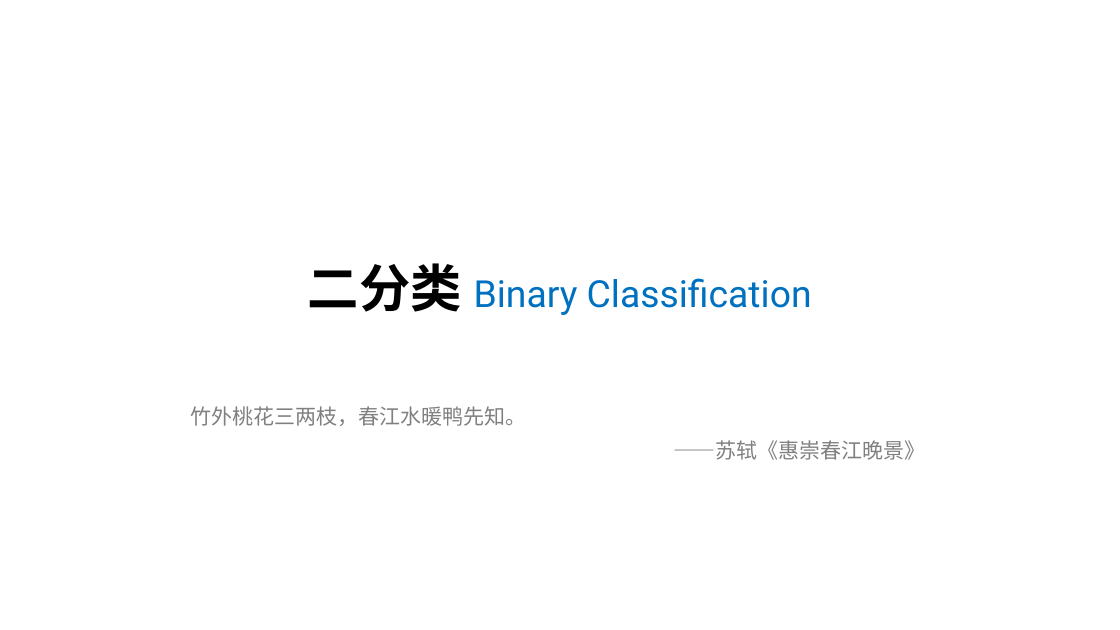
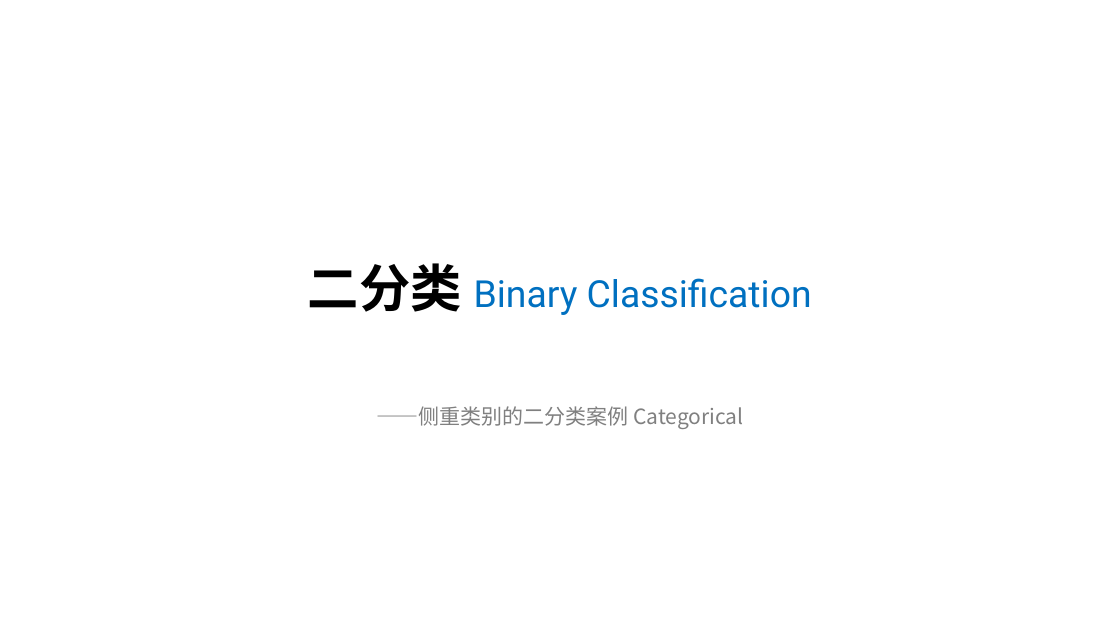
Before and after one commit to silentbalanceyh/cda-exam, a slide deck: slide 1 of ppt/02.二分类-非数值输入.pptx. Drawn at 1120x630 pixels with LibreOffice and Linux fonts; fonts in the diff are those of the drawing; background and template pictures are left out. Boxes give left, top, right and bottom in pixels: in the first picture for what was removed or moved away, otherwise in the second. Text is boxed around its words. In the diff, an @@ line names an element or a change of style, - is before the commit and + after.

```diff
--- a/ppt/02.二分类-非数值输入.pptx
+++ b/ppt/02.二分类-非数值输入.pptx
@@ subtitle at <box>376,406,743,429</box>: text changed @@
-竹外桃花三两枝，春江水暖鸭先知。
-——苏轼《惠崇春江晚景》
+——侧重类别的二分类案例 Categorical
```
Also in this commit, not shown: 4 other files.
